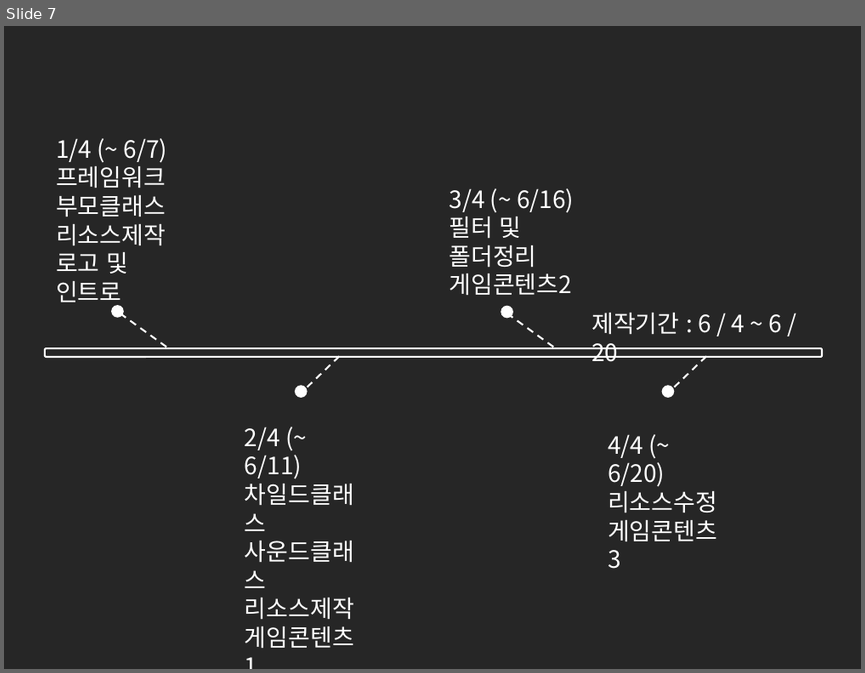
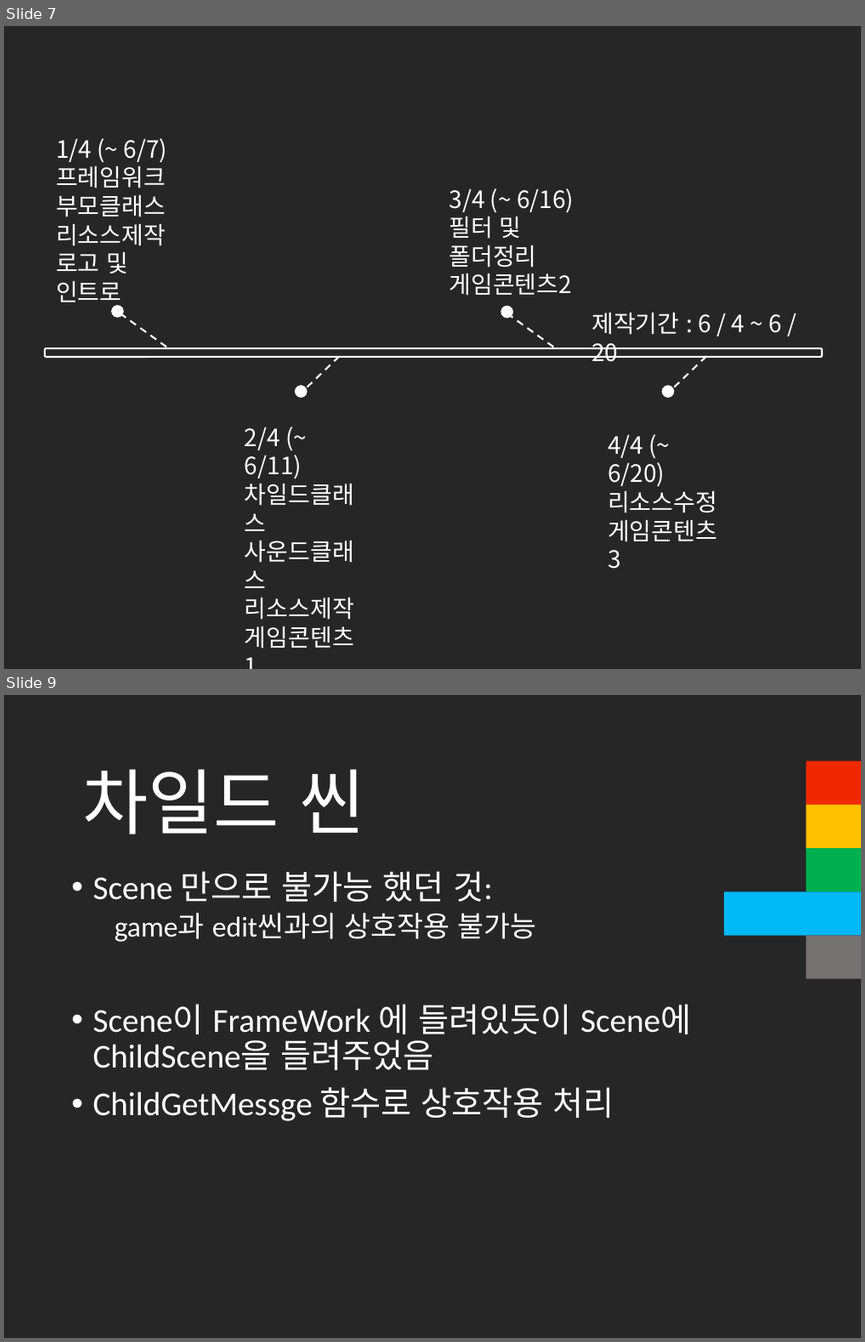
Before and after one commit to cmTEJAVA/Satellite, a slide deck: 발표자료/API 텀프로젝트 발표자료.pptx. Shown one above the other, each under a label of ours: slide 7 before the commit, slides 7 and 9 after it; the slides between them are not shown. The pictures are 865x673 and 865x1342 pixels, drawn with LibreOffice and Linux fonts; fonts in the diff are those of the drawing. Boxes give left, top, right and bottom in pixels: in the first picture for what was removed or moved away, otherwise in the second. Text is boxed around its words. In the diff, an @@ line names an element or a change of style, - is before the commit and + after.

```diff
--- a/발표자료/API 텀프로젝트 발표자료.pptx
+++ b/발표자료/API 텀프로젝트 발표자료.pptx
@@ slide 9 added at <box>4,695,861,1338</box>, background #262626 @@
@@ text added at <box>82,769,364,834</box>, 60 pt, text #FFFFFF @@
+차일드 씬
@@ rectangle added at <box>806,761,861,805</box>, fill #F02802 @@
@@ rectangle added at <box>806,805,861,848</box>, fill #FFC000 @@
@@ text added at <box>93,871,691,1121</box>, 28 pt, text #FFFFFF @@
+• Scene 만으로 불가능 했던 것:
+  game과 edit씬과의 상호작용 불가능
+• Scene이 FrameWork 에 들려있듯이 Scene에 ChildScene을 들려주었음
+• ChildGetMessge 함수로 상호작용 처리
@@ rectangle added at <box>806,848,861,892</box>, fill #00B050 @@
@@ rectangle added at <box>724,892,861,936</box>, fill #00B9F6 @@
@@ rectangle added at <box>806,935,861,979</box>, fill #767171 @@
```
Also in this commit, not shown: 4 other slides added.
